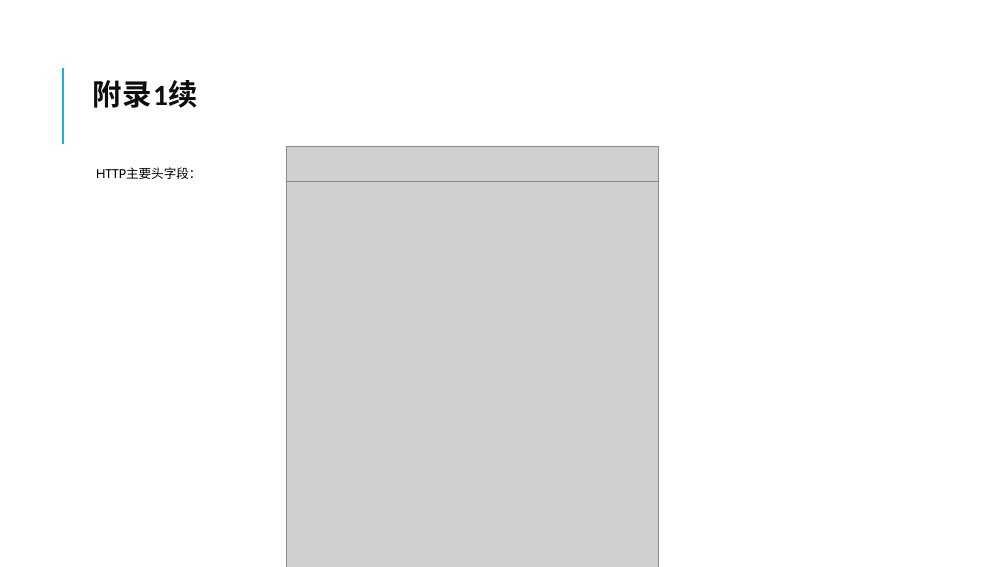
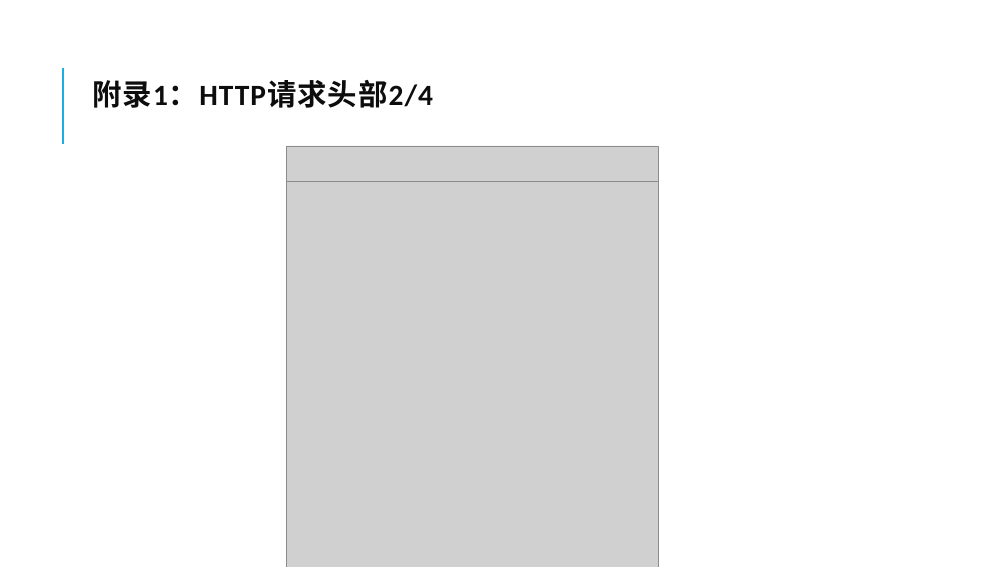
Before and after one commit to sleepingWhiteFish/CAGST, a slide deck: slide 69 of 网络是怎样连接的.pptx (slide 59 before the commit). Drawn at 1008x567 pixels with LibreOffice and Linux fonts; fonts in the diff are those of the drawing; grey boxes stand for pictures. Boxes give left, top, right and bottom in pixels: in the first picture for what was removed or moved away, otherwise in the second. Text is boxed around its words. In the diff, an @@ line names an element or a change of style, - is before the commit and + after.

```diff
--- a/网络是怎样连接的.pptx
+++ b/网络是怎样连接的.pptx
@@ title at [92,80,433,108]: text changed @@
-附录1续
+附录1：HTTP请求头部2/4
@@ text removed at [96,167,202,179] @@
-  HTTP主要头字段：
```
Also in this commit, not shown: 15 other slides changed, 22 slides added, 10 slides removed.
